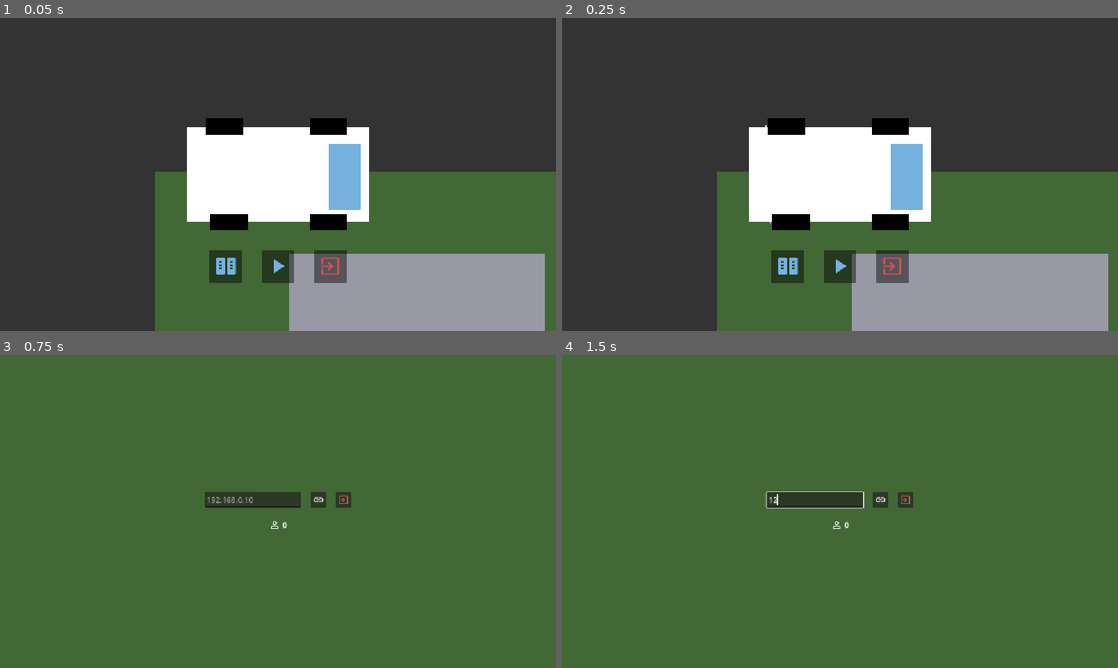
Above: before the commit, frames 1-4 (two rows, left to right).
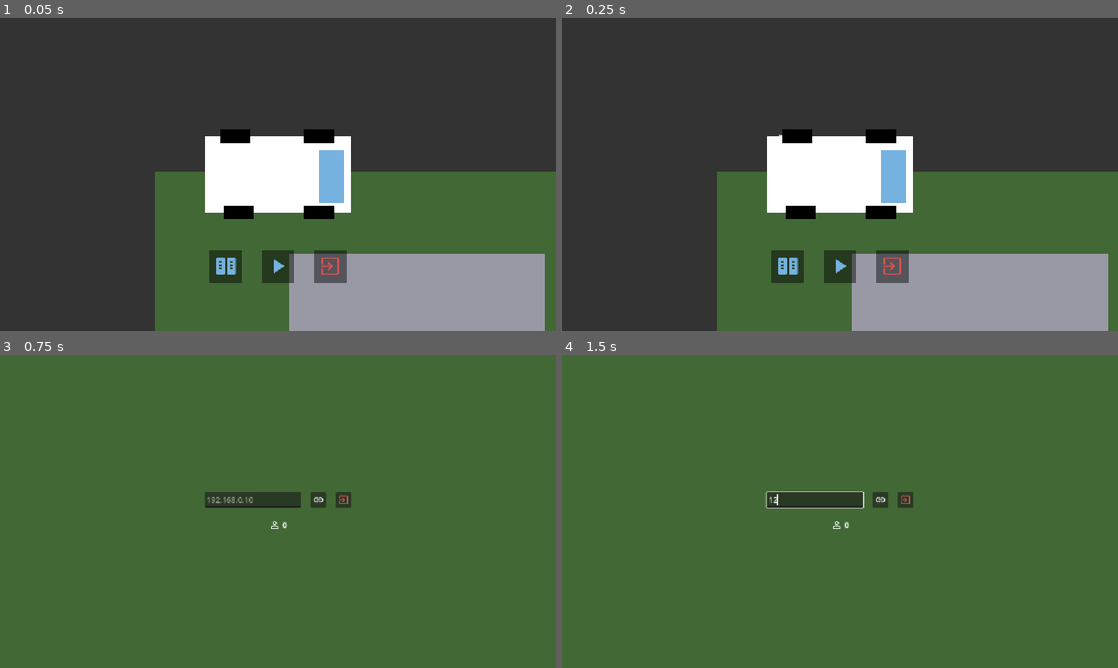
Above: after the commit, the same moments.

Repository: Bolb2019/Nexus
Game: Godot game, scene res://Menu/menu.tscn
Same seed, same stepped clock (60 frames per second), same inputs: the game is played once before the commit and once after it.
Inputs (mouse positions are in pixels of both pictures, inside the frame that each line leads up to):
- Up to frame 1 (0.05 s): no input
- Up to frame 2 (0.25 s): no input
- Up to frame 3 (0.75 s): click (278, 602) at 0.5 s
- Up to frame 4 (1.5 s): click (812, 498) at 1.27 s; type "12" at 1.35 s

The runs differ from the first frame. In frame 1, 5.1% of the frame differs, in the area x 33-67%, y 32-68%; in frame 2, 5.1%; in frame 3, nothing differs; in frame 4, nothing differs.

Commit message:
fix: balancing

Diff:
--- a/nexus/Player/Player_movement.gd
+++ b/nexus/Player/Player_movement.gd
@@ -1,8 +1,8 @@
 extends CharacterBody2D
 class_name Player
 
-const MAX_SPEED = 1300
-const ACCELERATION = 18
+const MAX_SPEED = 800
+const ACCELERATION = 13
 const FRICTION = 5
 const TURN_SPEED = 15
 
@@ -17,7 +17,7 @@
 
 func _physics_process(delta: float) -> void:
 	if controlled:
-		scale = Vector2(1 + float(GlobalStats.score / 100.0), 1 + float(GlobalStats.score / 100.0))*1.5
+		scale = Vector2(1 + float(GlobalStats.score / 100.0), 1 + float(GlobalStats.score / 100.0))*1.2
 
 		var direction := Vector2.RIGHT.rotated(rotation)
 
